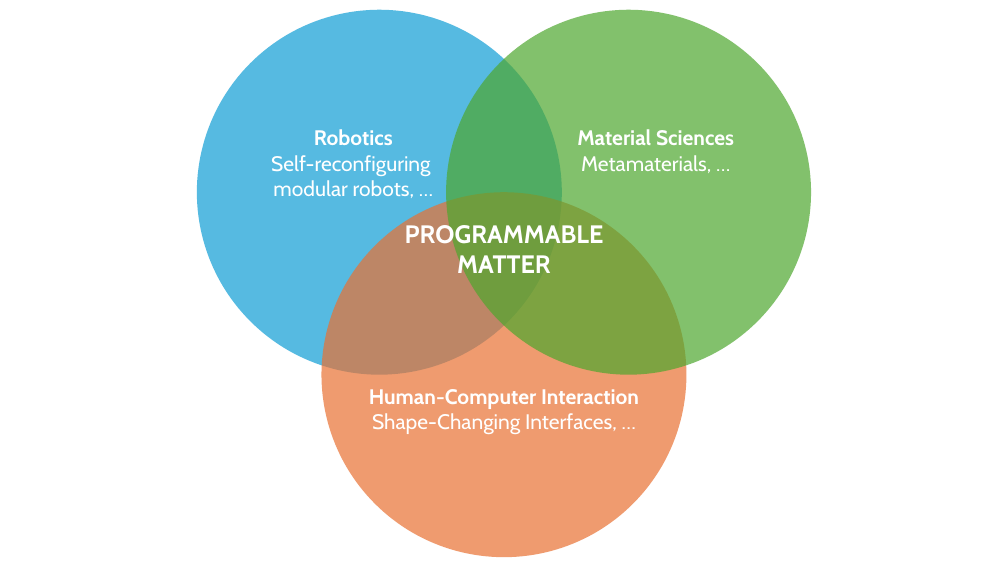
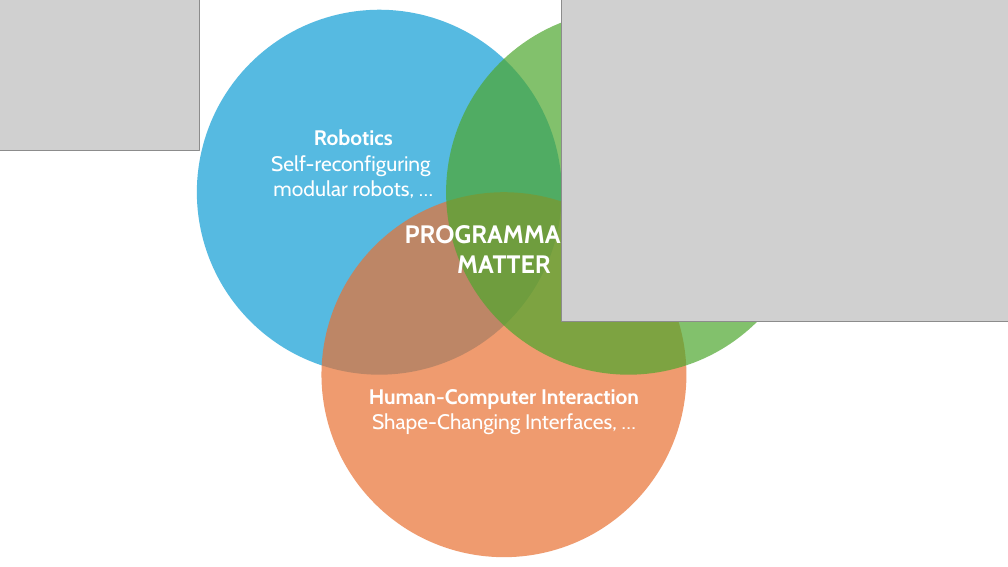
Before and after one commit to maximedaniel/curriculumvitae, a slide deck: slide 2 of figures.pptx (slide 1 before the commit). Drawn at 1008x567 pixels with LibreOffice and Linux fonts; fonts in the diff are those of the drawing; grey boxes stand for pictures. Boxes give left, top, right and bottom in pixels: in the first picture for what was removed or moved away, otherwise in the second. Text is boxed around its words. In the diff, an @@ line names an element or a change of style, - is before the commit and + after.

```diff
--- a/figures.pptx
+++ b/figures.pptx
@@ picture added at (x1=0, y1=0, x2=200, y2=150) @@
@@ picture added at (x1=562, y1=0, x2=1008, y2=321) @@
@@ text removed at (x1=577, y1=129, x2=734, y2=173) @@
-Material Sciences
-Metamaterials, …
```
Also in this commit, not shown: 4 slides added, 1 other file.
